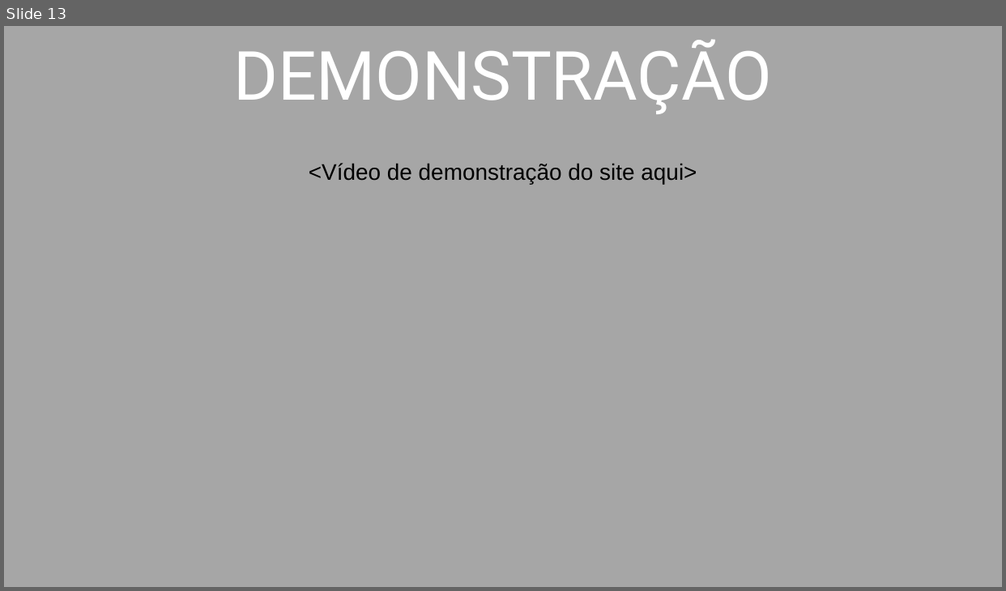
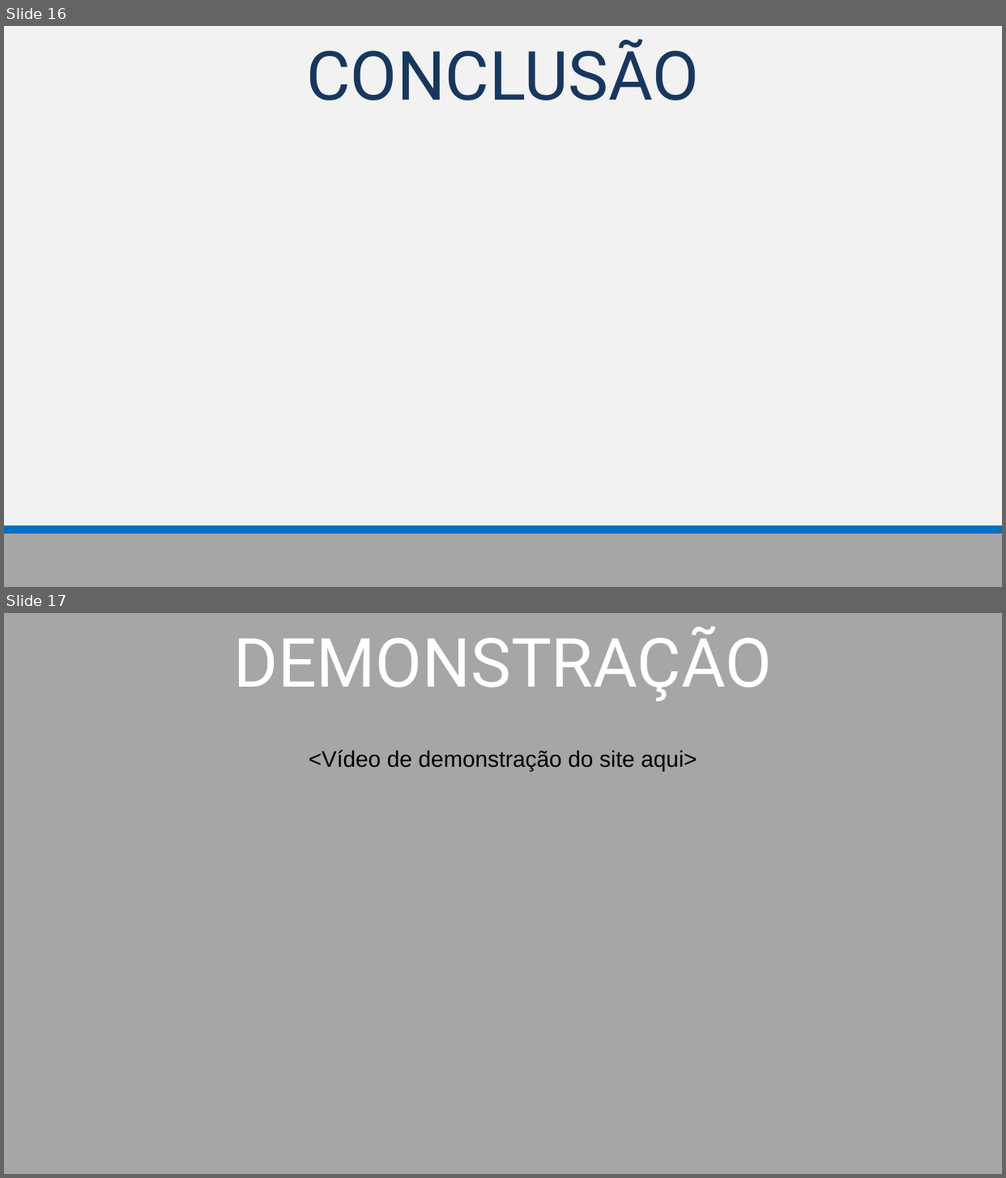
Before and after one commit to TR0NZ0D/Brazil-Career-Hub, a slide deck: Files/TCC - Final/Apresentacao_Final.pptx. Shown one above the other, each under a label of ours: slide 13 before the commit, slides 16 and 17 after it. The pictures are 1006x591 and 1006x1178 pixels, drawn with LibreOffice and Linux fonts; fonts in the diff are those of the drawing. Boxes give left, top, right and bottom in pixels: in the first picture for what was removed or moved away, otherwise in the second. Text is boxed around its words. In the diff, an @@ line names an element or a change of style, - is before the commit and + after.

```diff
--- a/Files/TCC - Final/Apresentacao_Final.pptx
+++ b/Files/TCC - Final/Apresentacao_Final.pptx
@@ slide 16 added at box(4, 26, 1002, 587), background #F2F2F2 @@
@@ text added at box(306, 39, 699, 101), 54 pt, text #17375E @@
+CONCLUSÃO
@@ rectangle added at box(4, 531, 1002, 587), fill #A6A6A6 @@
@@ line added from (1002, 531) to (4, 531), #0070C0 6 pt @@
@@ what was slide 13 is now slide 17 @@
```
Also in this commit, not shown: 10 slides changed, 3 other slides added, 1 other file.
